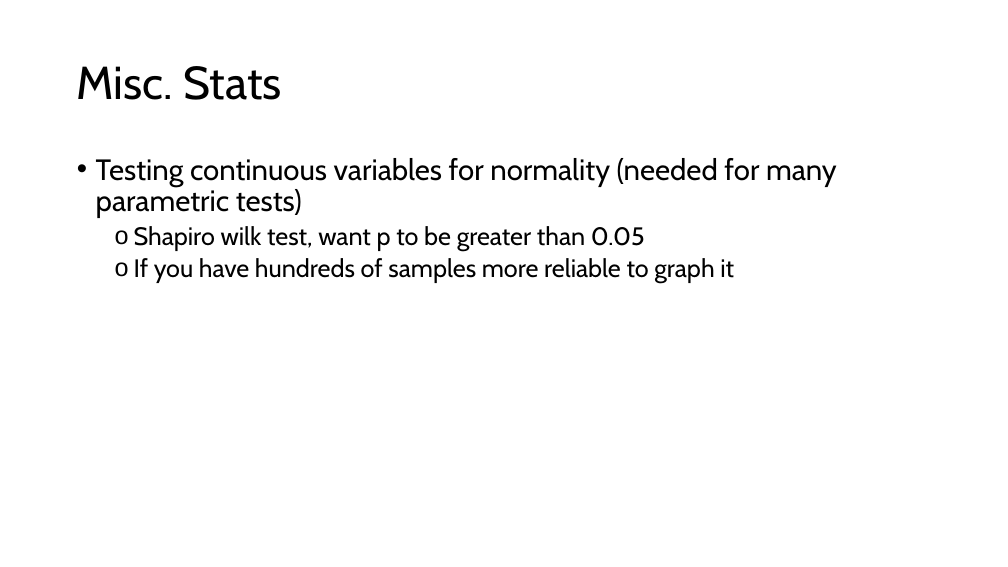
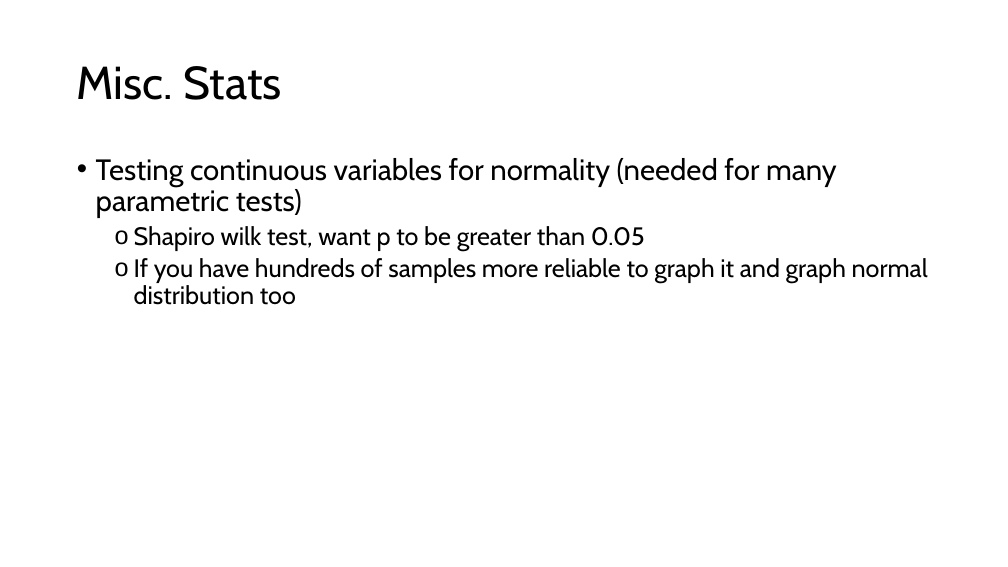
Before and after one commit to HTS-dev96/Pragmatic-R-and-Stats, a slide deck: slide 34 of Pratical Approach to stats and R.pptx (slide 30 before the commit). Drawn at 1008x567 pixels with LibreOffice and Linux fonts; fonts in the diff are those of the drawing. Boxes give left, top, right and bottom in pixels: in the first picture for what was removed or moved away, otherwise in the second. Text is boxed around its words. In the diff, an @@ line names an element or a change of style, - is before the commit and + after.

```diff
--- a/Pratical Approach to stats and R.pptx
+++ b/Pratical Approach to stats and R.pptx
@@ text at [134, 258, 928, 305]: text changed @@
-  o If you have hundreds of samples more reliable to graph it
+  o If you have hundreds of samples more reliable to graph it and graph normal distribution too
```
Also in this commit, not shown: 2 other slides changed, 5 slides added.
